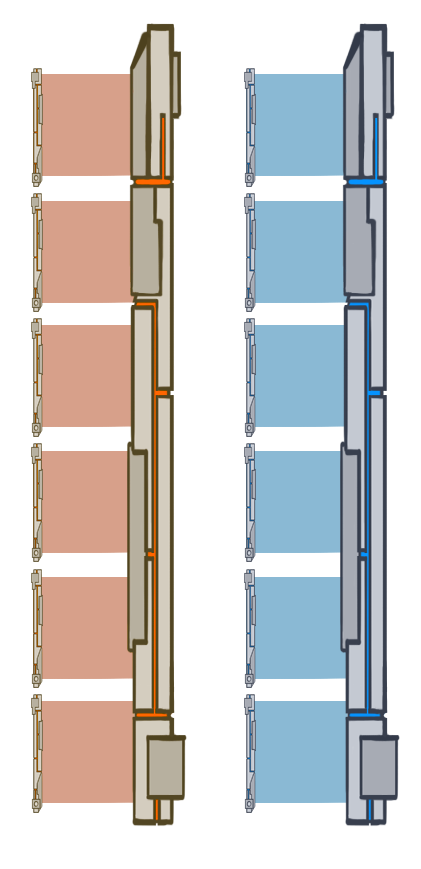
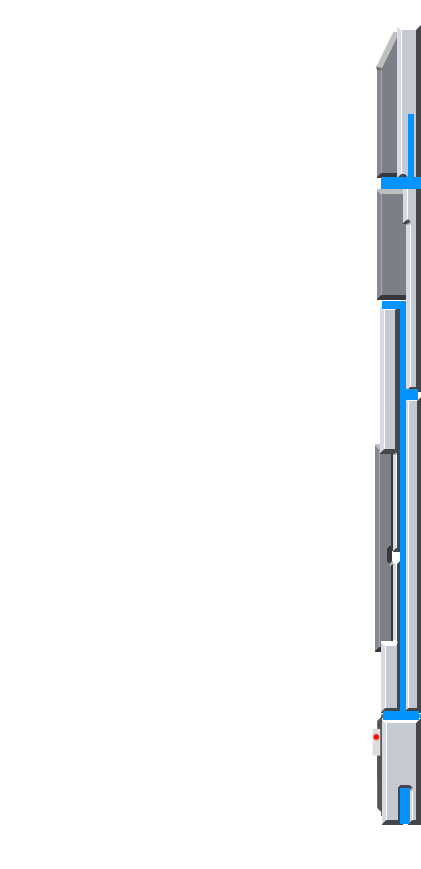
Layer changes from the first (421, 869) image to the second:
added group "Group 3" with 7 layers above "Grupo 2 copia" over [372, 25, 421, 825]
added layer "Layer 4 copy" in group "Group 3" over [381, 114, 421, 824]
added layer "Layer 2 copy" in group "Group 3" over [375, 25, 421, 825]
added group "Group 4" with 4 layers in group "Group 3" over [372, 711, 421, 818]
added layer "Layer 7" in group "Group 4" over [372, 732, 381, 742]
added layer "Layer 6" in group "Group 4" over [372, 728, 381, 756]
added layer "Layer 5" in group "Group 4" over [377, 711, 389, 818]
added layer "Layer 1" (2nd of 2, in "Group 3" › "Group 4") (75%) in group "Group 4" over [381, 714, 421, 816]
hid "Grupo 2 copia", painted on it over [244, 23, 400, 827]
removed layer "Grupo 2 copia 3" over [31, 23, 187, 827]
